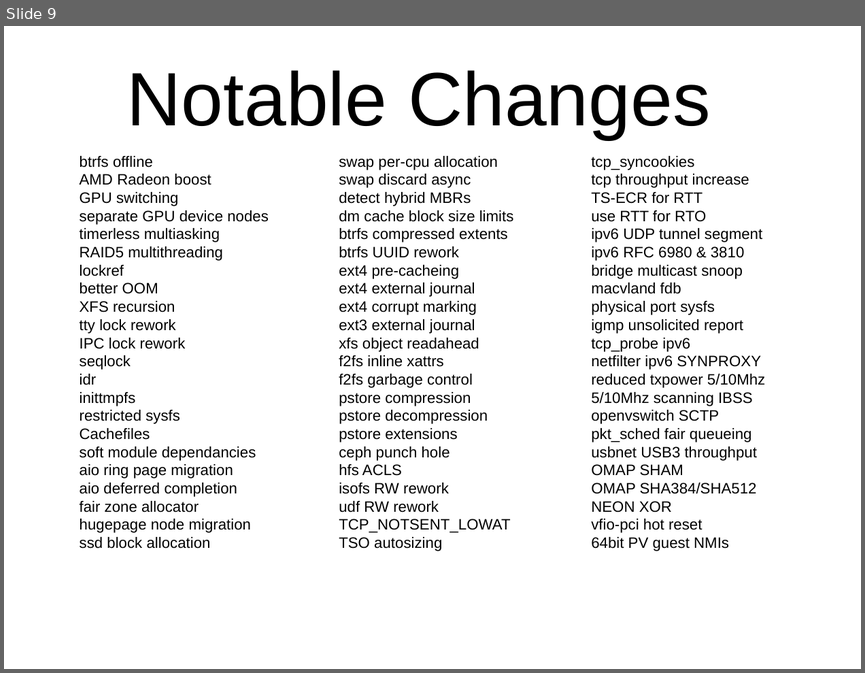
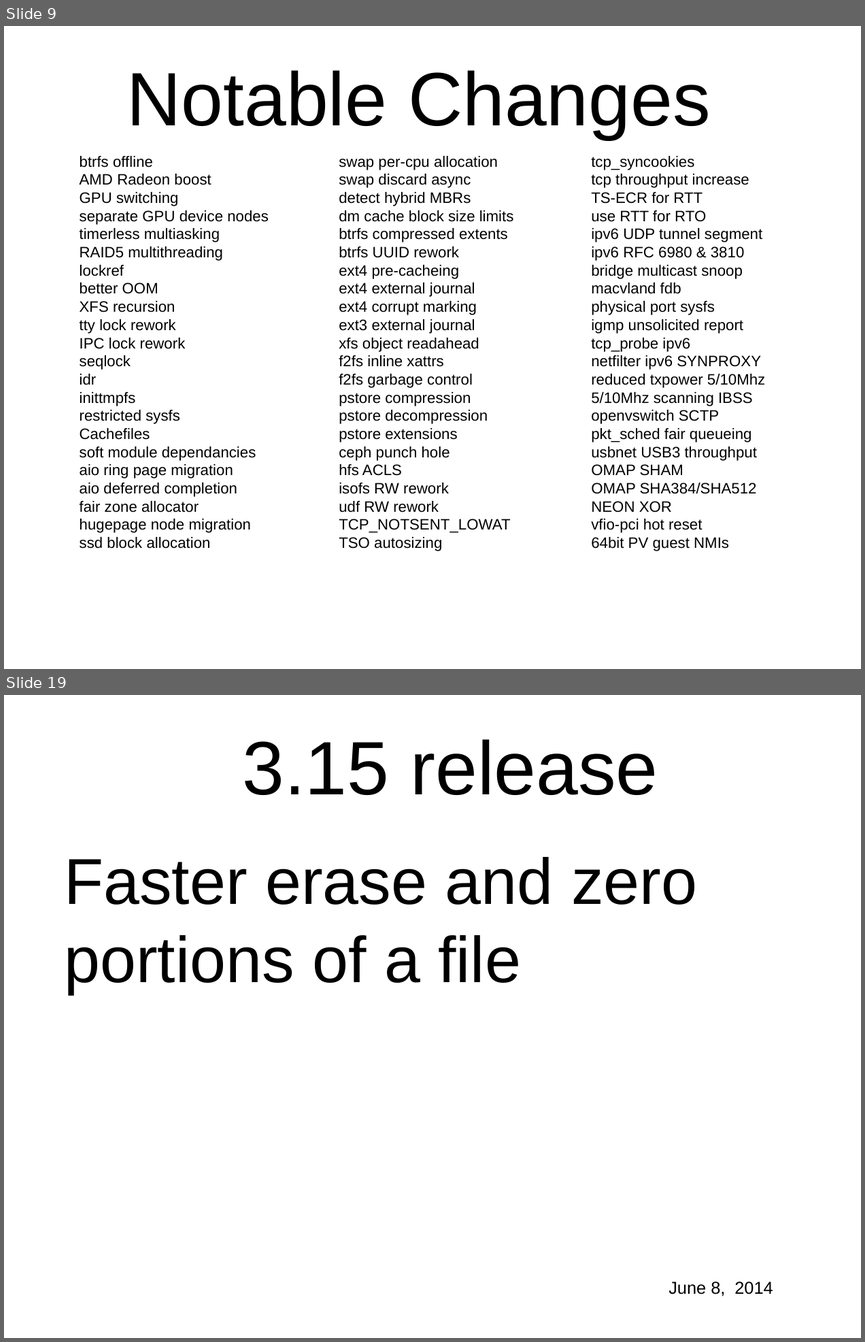
Before and after one commit to gregkh/kernel-development, a slide deck: lf_kernel-development.odp. Shown one above the other, each under a label of ours: slide 9 before the commit, slides 9 and 19 after it; the slides between them are not shown. The pictures are 865x673 and 865x1342 pixels, drawn with LibreOffice and Linux fonts; fonts in the diff are those of the drawing; background and template pictures are left out. Boxes give left, top, right and bottom in pixels: in the first picture for what was removed or moved away, otherwise in the second. Text is boxed around its words. In the diff, an @@ line names an element or a change of style, - is before the commit and + after.

Commit message:
updates

```diff
--- a/lf_kernel-development.odp
+++ b/lf_kernel-development.odp
@@ slide 19 added at box(4, 695, 861, 1338), background picture (left out) @@
@@ text added at box(242, 739, 657, 795), 70 pt, text #000000 @@
+3.15 release
@@ text added at box(64, 857, 697, 994), 60 pt, text #000000 @@
+Faster erase and zero
+portions of a file
@@ text added at box(668, 1281, 772, 1296), 16 pt, text #000000 @@
+June 8, 2014
```
Also in this commit, not shown: 28 other slides added, 26 slides removed.
